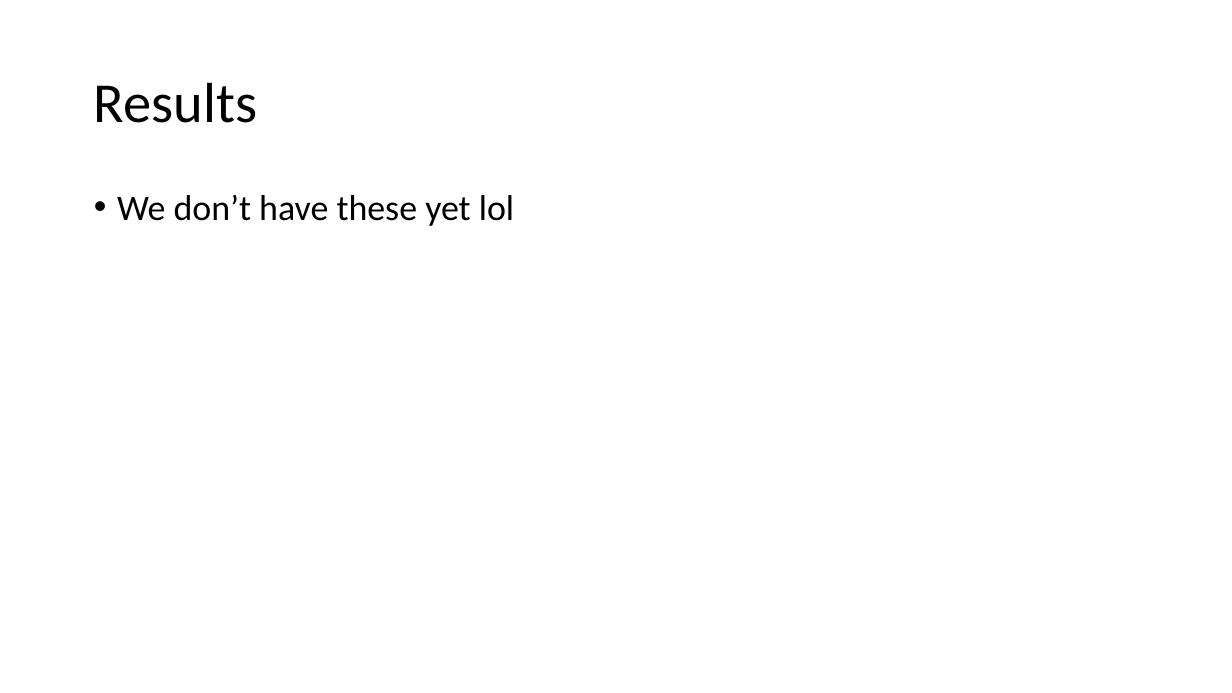
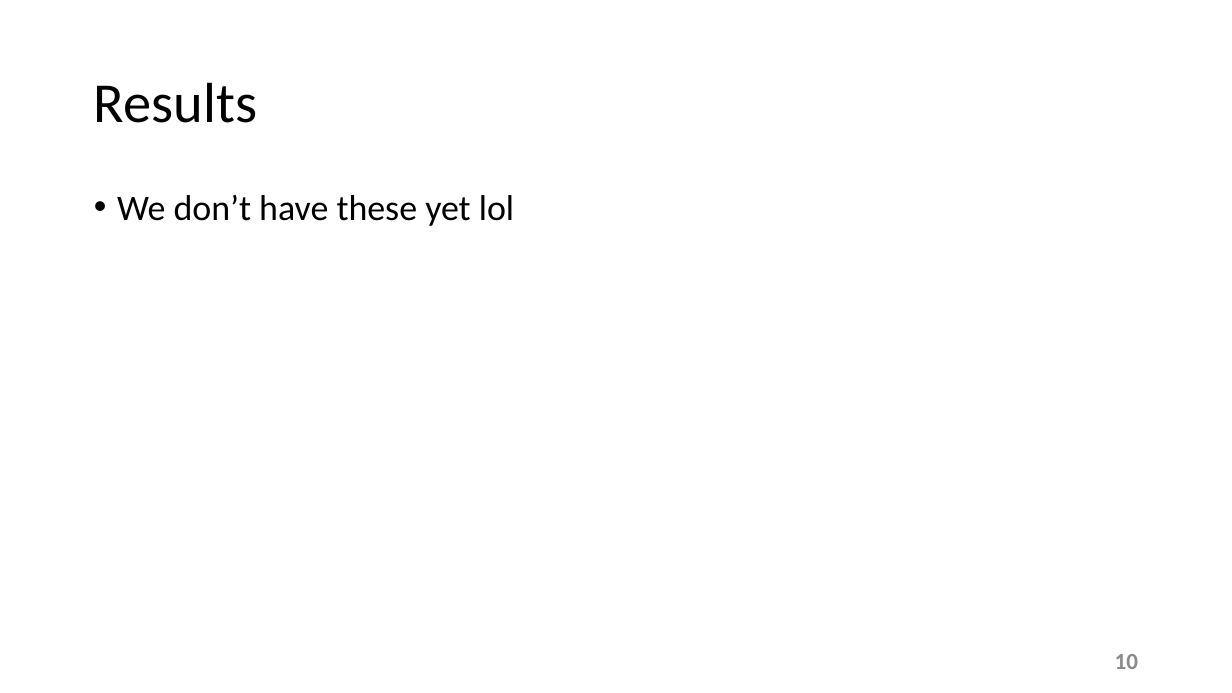
Before and after one commit to esaracin/compressive-sensing-cocktail-party-problem, a slide deck: slide 10 of slide/slides.pptx (slide 9 before the commit). Drawn at 1232x693 pixels with LibreOffice and Linux fonts; fonts in the diff are those of the drawing; background and template pictures are left out. Boxes give left, top, right and bottom in pixels: in the first picture for what was removed or moved away, otherwise in the second. Text is boxed around its words. In the diff, an @@ line names an element or a change of style, - is before the commit and + after.

```diff
--- a/slide/slides.pptx
+++ b/slide/slides.pptx
@@ page number added at bbox=[1115, 654, 1138, 669], 18 pt, text #8C8C8C, bold @@
+10
```
Also in this commit, not shown: 8 other slides changed, 2 slides added, 1 slide removed, 1 other file.
